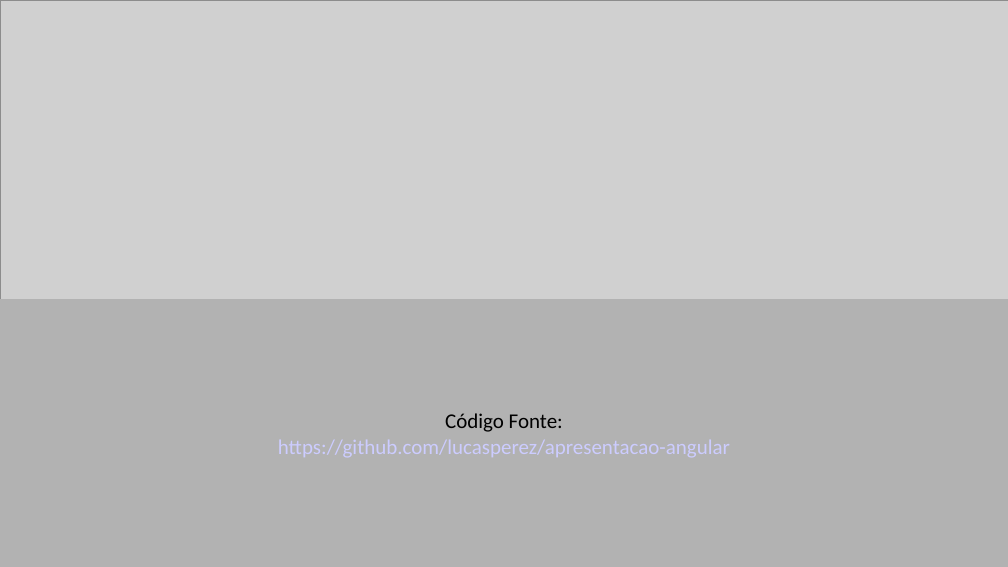
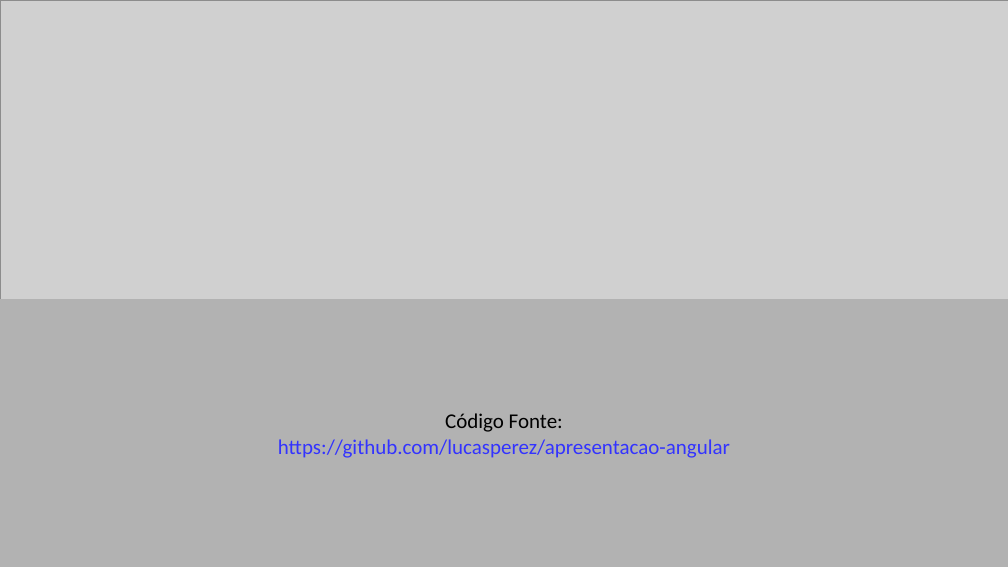
Before and after one commit to lucasperez/apresentacao-angular, a slide deck: slide 12 of apresentacao-ideais-conf-2013.ppt. Drawn at 1008x567 pixels with LibreOffice and Linux fonts; fonts in the diff are those of the drawing; grey boxes stand for pictures. Boxes give left, top, right and bottom in pixels: in the first picture for what was removed or moved away, otherwise in the second. Text is boxed around its words. In the diff, an @@ line names an element or a change of style, - is before the commit and + after.

```diff
--- a/apresentacao-ideais-conf-2013.ppt
+++ b/apresentacao-ideais-conf-2013.ppt
@@ text in rectangle at bbox=[278, 439, 730, 458]: text colour #CCCCFF to #3333FF in "https://github.com/lucasperez/apresentacao-angular" @@
```
Also in this commit, not shown: 3 other slides changed, 1 other file.
